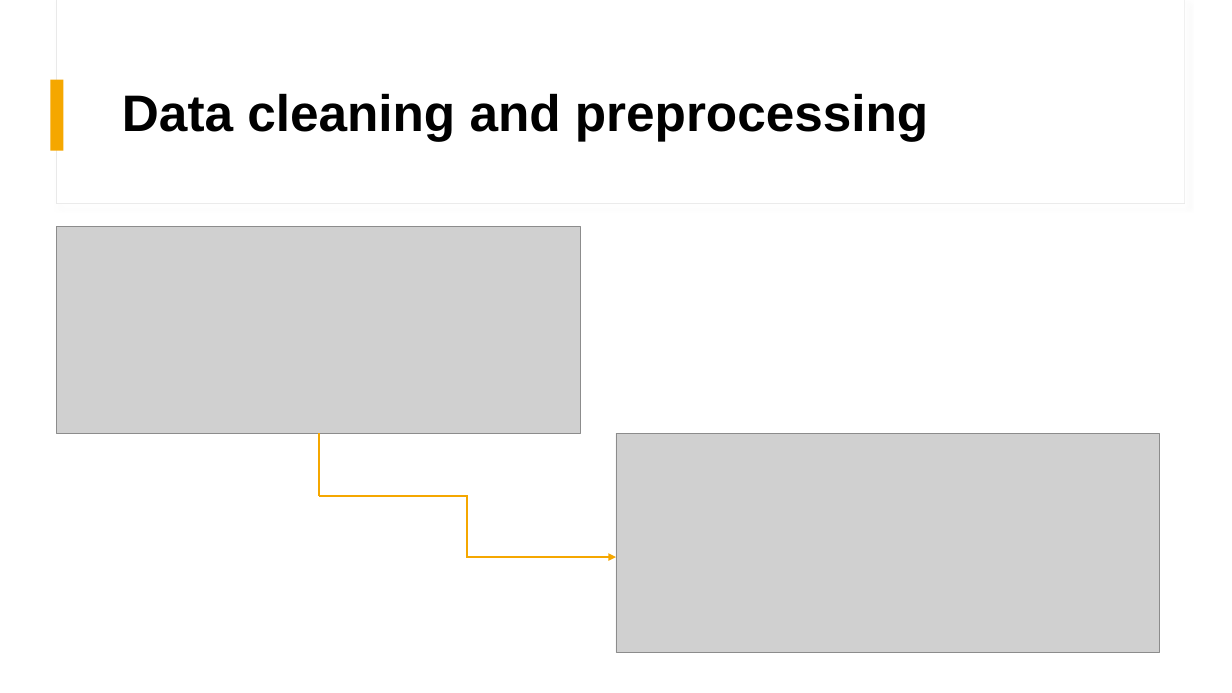
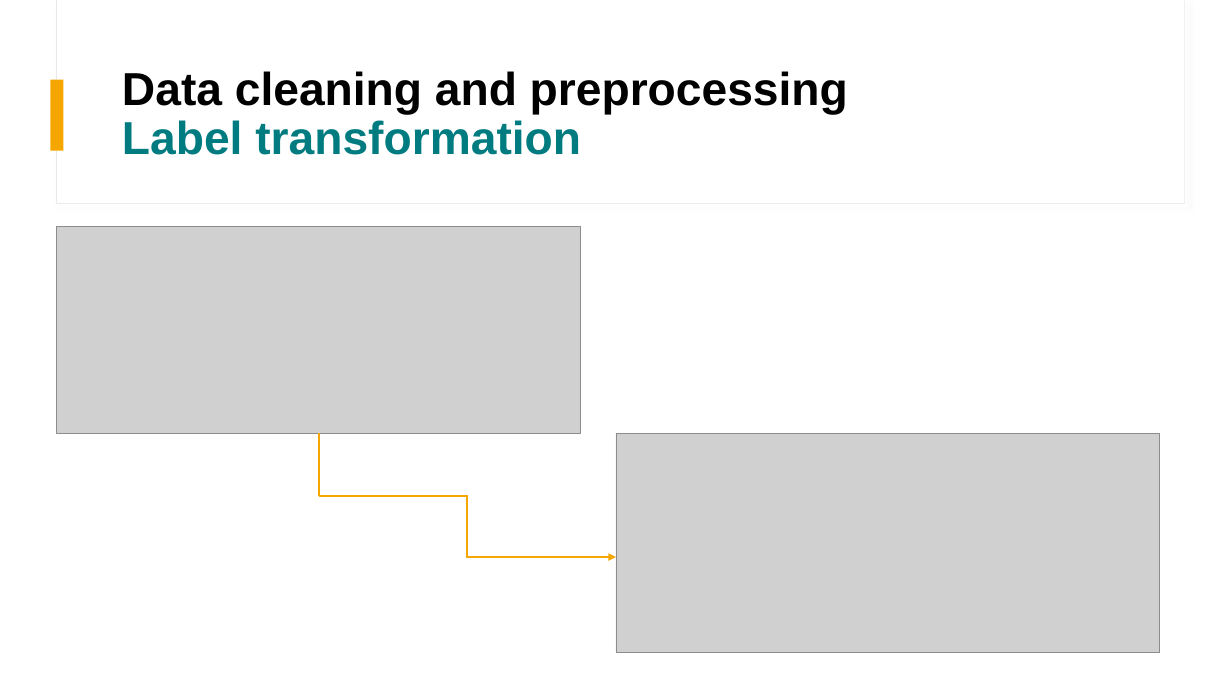
Before and after one commit to spouli/DeepLearning, a slide deck: slide 7 of deep_learning_presentation.pptx. Drawn at 1232x693 pixels with LibreOffice and Linux fonts; fonts in the diff are those of the drawing; grey boxes stand for pictures. Boxes give left, top, right and bottom in pixels: in the first picture for what was removed or moved away, otherwise in the second. Text is boxed around its words. In the diff, an @@ line names an element or a change of style, - is before the commit and + after.

```diff
--- a/deep_learning_presentation.pptx
+++ b/deep_learning_presentation.pptx
@@ title at bbox=[122, 71, 848, 155]: text changed; size 40 to 36 pt @@
-Data cleaning and preprocessing
+Data cleaning and preprocessing
+Label transformation
```
Also in this commit, not shown: 1 other slide changed.
